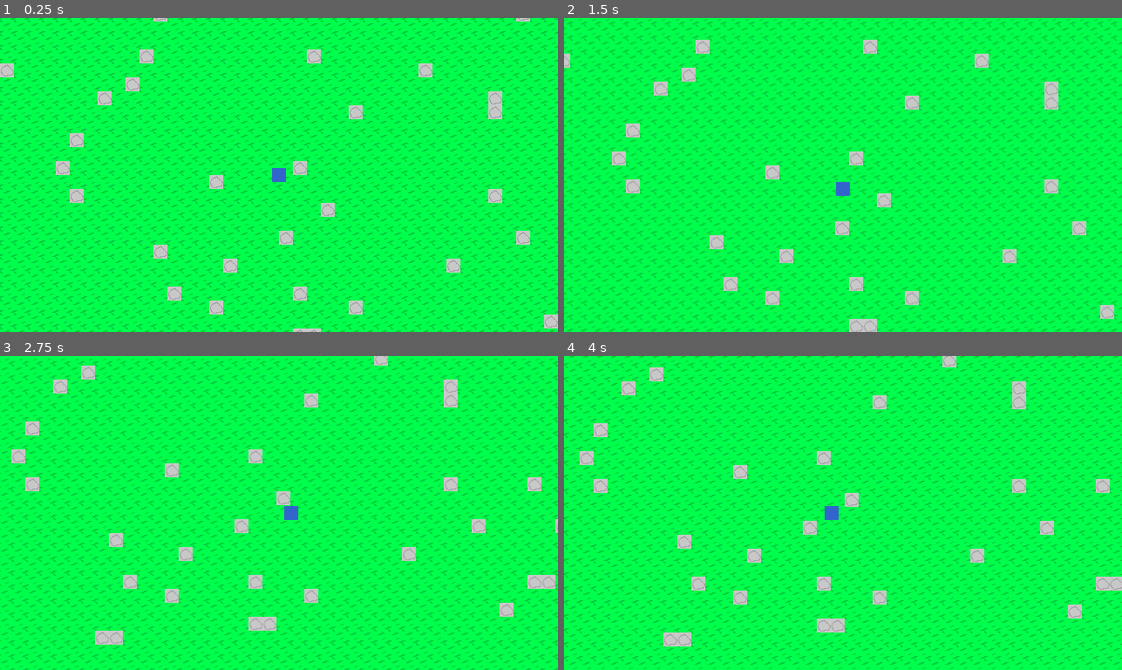
Above: before the commit, frames 1-4 (two rows, left to right).
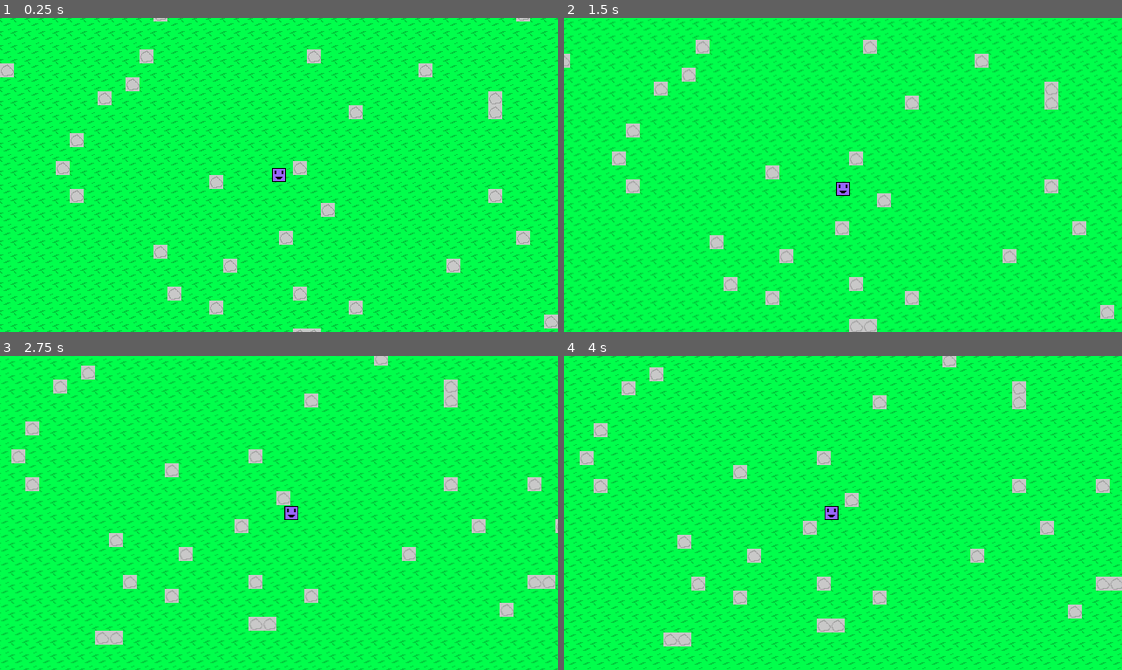
Above: after the commit, the same moments.

Repository: Pokebrouserkat/world
Game: Godot game, scene res://world.tscn
Same seed, same stepped clock (60 frames per second), same inputs: the game is played once before the commit and once after it.
Inputs:
- Up to frame 1 (0.25 s): no input
- Up to frame 2 (1.5 s): tap Enter at 0.5 s; hold Right 0.53-1.28 s; hold Shift 0.53-1.28 s; hold Down from 1.28 s (still down); tap Shift at 1.35 s
- Up to frame 3 (2.75 s): release Down at 2.03 s; hold Right from 2.03 s (still down); hold Shift from 2.03 s (still down)
- Up to frame 4 (4 s): release Right at 2.78 s; release Shift at 2.78 s; hold Up 2.78-3.53 s; tap Shift at 2.85 s; hold Left from 3.53 s (still down); hold Shift from 3.53 s (still down)

The runs differ from the first frame. In frame 1, 0.1% of the frame differs, in the area x 48-52%, y 47-53%; in frame 2, 0.1%; in frame 3, 0.1%; in frame 4, 0.1%.

Commit message:
Add player sprite image
Replace ColorRect placeholder with Sprite2D using new player.png texture.

🤖 Generated with [Claude Code](https://claude.com/claude-code)

Co-Authored-By: Claude <noreply@anthropic.com>

Diff:
--- a/player.tscn
+++ b/player.tscn
@@ -1,6 +1,7 @@
-[gd_scene load_steps=3 format=3 uid="uid://b8m74sik1k6mp"]
+[gd_scene load_steps=4 format=3 uid="uid://b8m74sik1k6mp"]
 
 [ext_resource type="Script" uid="uid://chh1pubjqui4t" path="res://player.gd" id="1_player"]
+[ext_resource type="Texture2D" uid="uid://cc24c8l7k1gev" path="res://player.png" id="2_sprite"]
 
 [sub_resource type="RectangleShape2D" id="RectangleShape2D_1"]
 size = Vector2(14, 14)
@@ -11,12 +12,8 @@
 [node name="CollisionShape2D" type="CollisionShape2D" parent="."]
 shape = SubResource("RectangleShape2D_1")
 
-[node name="Visual" type="ColorRect" parent="."]
-offset_left = -8.0
-offset_top = -8.0
-offset_right = 8.0
-offset_bottom = 8.0
-color = Color(0.2, 0.4, 0.8, 1)
+[node name="Sprite2D" type="Sprite2D" parent="."]
+texture = ExtResource("2_sprite")
 
 [node name="Camera2D" type="Camera2D" parent="."]
 position_smoothing_enabled = true
Binary file added: player.png
Not shown, added: player.png.import
